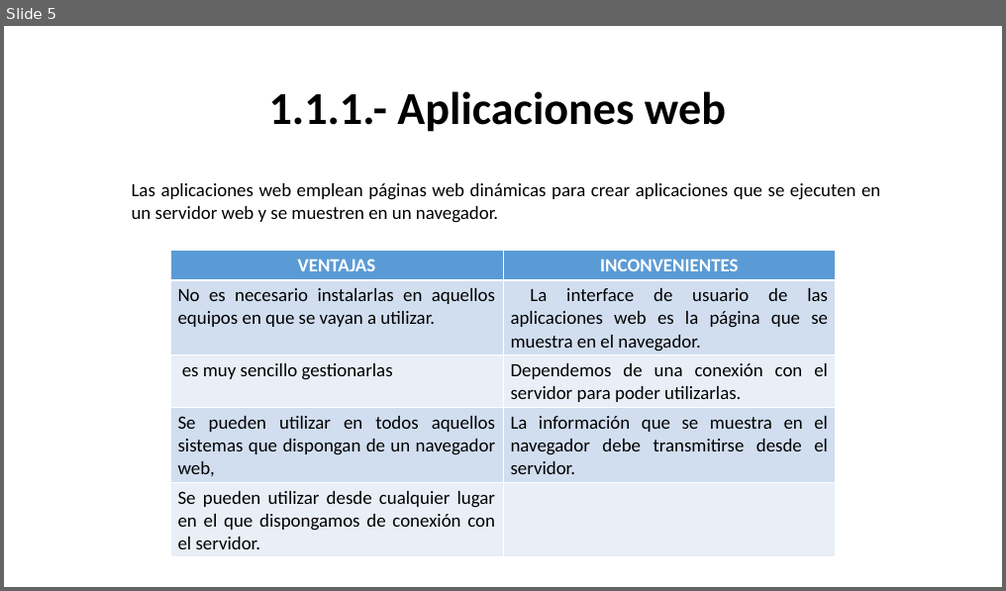
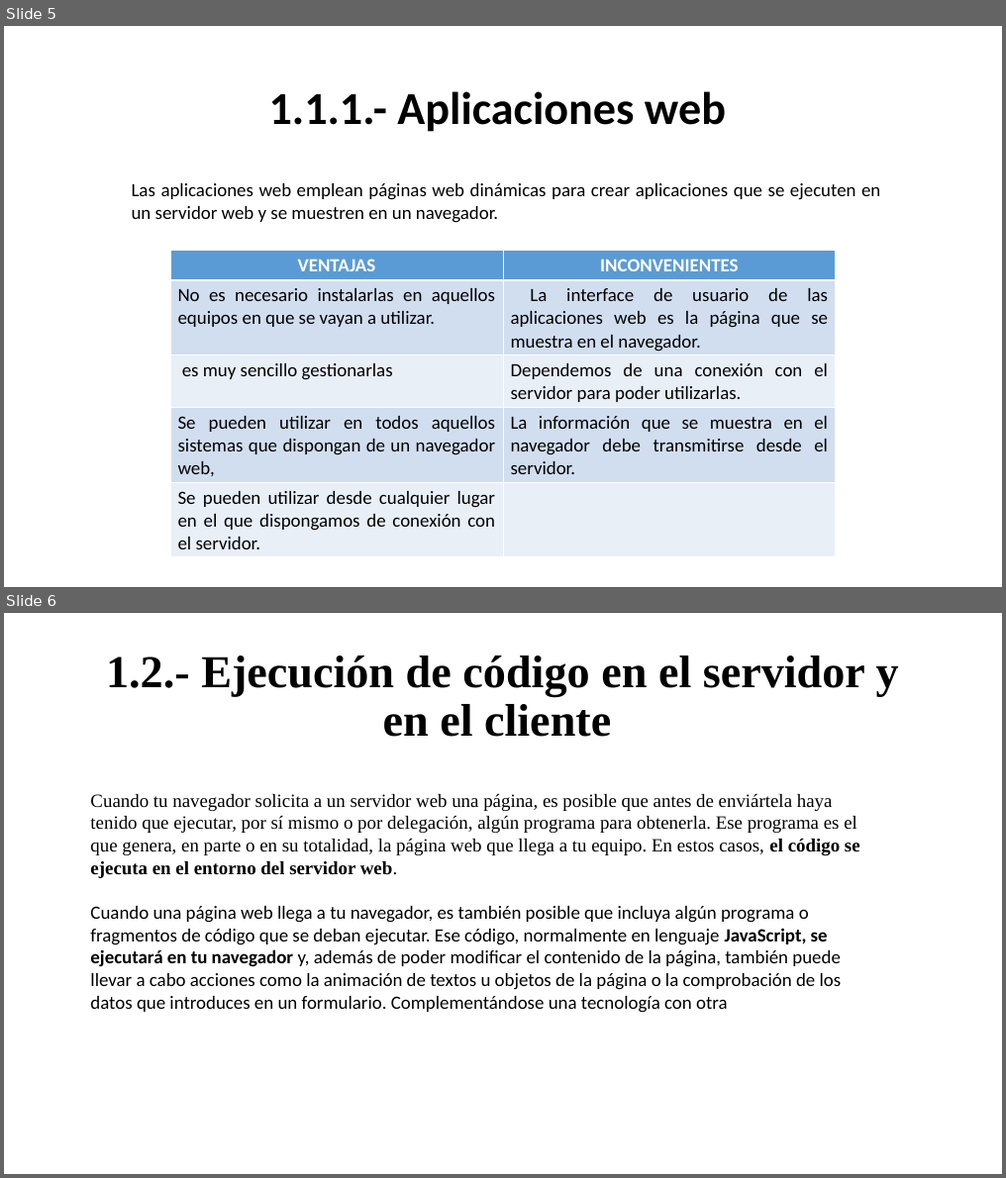
Before and after one commit to raulopsanch/DAW2, a slide deck: Desarrollo web en entorno servidor/Tema_01/Ejercicios/Raúl_Lòpez_Sánchez_Tarea_Tema_1.pptx. Shown one above the other, each under a label of ours: slide 5 before the commit, slides 5 and 6 after it. The pictures are 1006x591 and 1006x1178 pixels, drawn with LibreOffice and Linux fonts; fonts in the diff are those of the drawing. Boxes give left, top, right and bottom in pixels: in the first picture for what was removed or moved away, otherwise in the second. Text is boxed around its words. In the diff, an @@ line names an element or a change of style, - is before the commit and + after.

```diff
--- a/Desarrollo web en entorno servidor/Tema_01/Ejercicios/Raúl_Lòpez_Sánchez_Tarea_Tema_1.pptx
+++ b/Desarrollo web en entorno servidor/Tema_01/Ejercicios/Raúl_Lòpez_Sánchez_Tarea_Tema_1.pptx
@@ slide 6 added at box(4, 613, 1002, 1174), background #FFFFFF @@
@@ title added at box(106, 656, 899, 737), 44 pt, text #000000, bold @@
+1.2.- Ejecución de código en el servidor y en el cliente
@@ text added at box(90, 794, 860, 1013), 18 pt, text #000000 @@
+Cuando tu navegador solicita a un servidor web una página, es posible que antes de enviártela haya tenido que ejecutar, por sí mismo o por delegación, algún programa para obtenerla. Ese programa es el que genera, en parte o en su totalidad, la página web que llega a tu equipo. En estos casos, el código se ejecuta en el entorno del servidor web.
+Cuando una página web llega a tu navegador, es también posible que incluya algún programa o fragmentos de código que se deban ejecutar. Ese código, normalmente en lenguaje JavaScript, se ejecutará en tu navegador y, además de poder modificar el contenido de la página, también puede llevar a cabo acciones como la animación de textos u objetos de la página o la comprobación de los datos que introduces en un formulario. Complementándose una tecnología con otra
```
Also in this commit, not shown: 1 slide changed, 7 other slides added.
